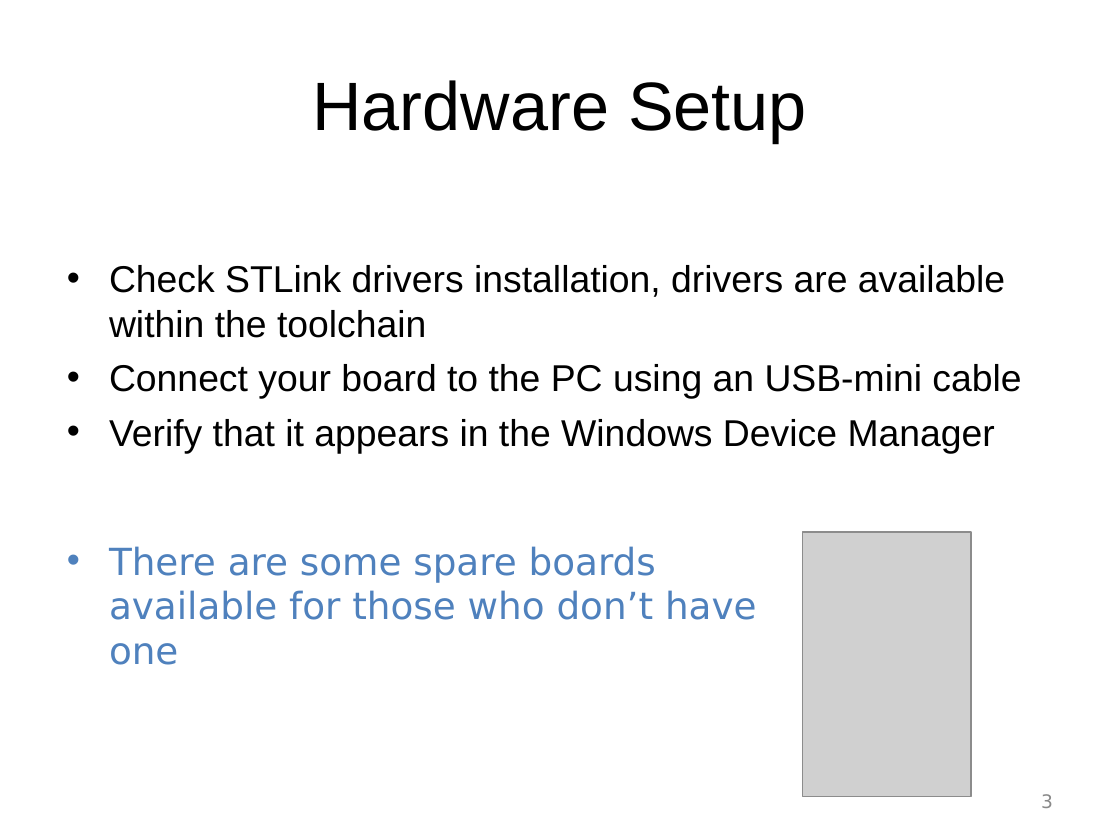
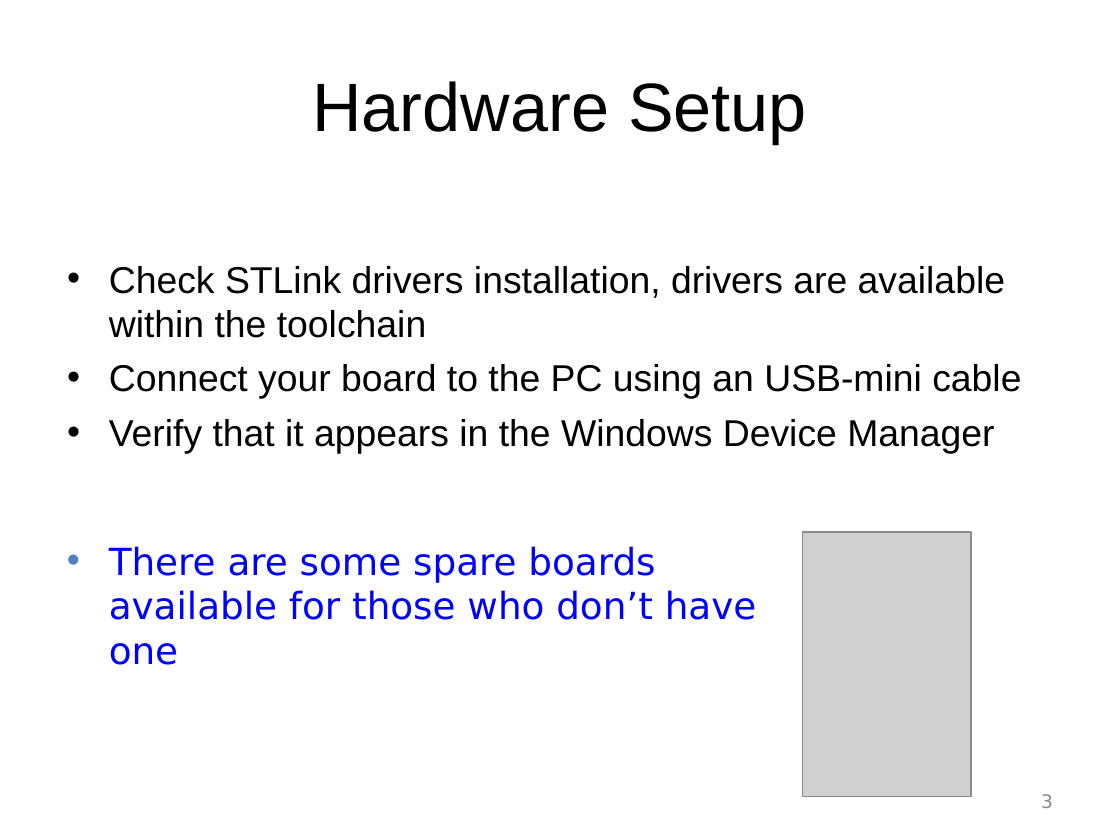
Before and after one commit to mabl/ChibiOS, a slide deck: slide 3 of slides_better_embedded_2012/ChibiOS-RT 3 Setup.ppt. Drawn at 1120x840 pixels with LibreOffice and Linux fonts; fonts in the diff are those of the drawing; grey boxes stand for pictures; background and template pictures are left out. Boxes give left, top, right and bottom in pixels: in the first picture for what was removed or moved away, otherwise in the second. Text is boxed around its words. In the diff, an @@ line names an element or a change of style, - is before the commit and + after.

```diff
--- a/slides_better_embedded_2012/ChibiOS-RT 3 Setup.ppt
+++ b/slides_better_embedded_2012/ChibiOS-RT 3 Setup.ppt
@@ text "Check STLink drivers installation, drivers ..." at <box>109,266,1021,453</box>: indent changed @@
@@ text "There are some spare boards ..." at <box>109,546,757,665</box>: text colour #4F81BD to #0000FF; indent changed @@
```
Also in this commit, not shown: 2 other slides changed, 3 other files.
